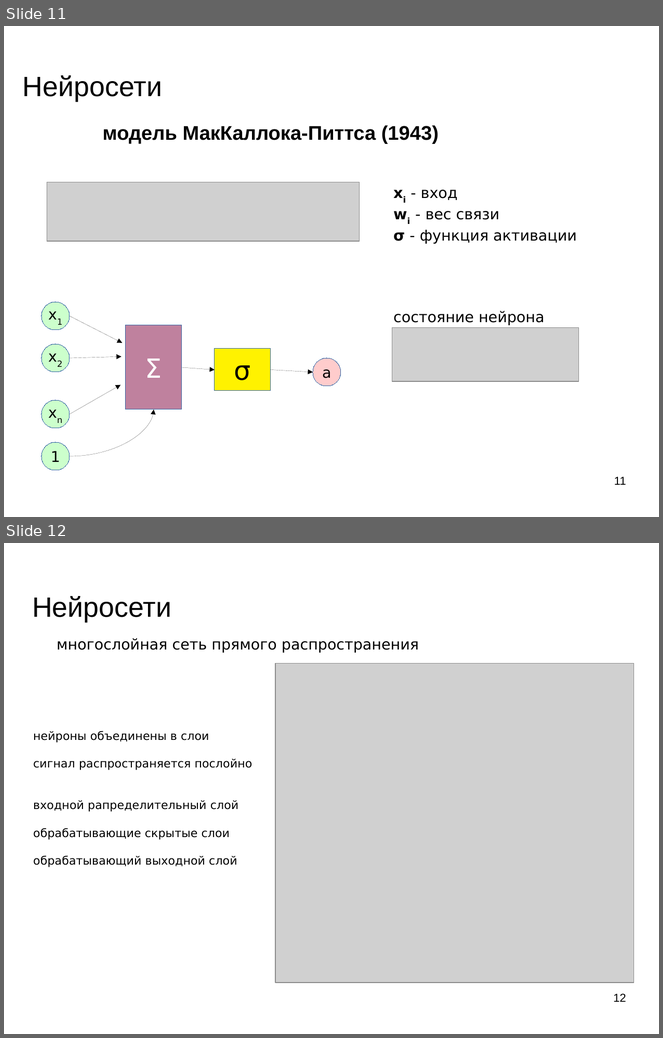
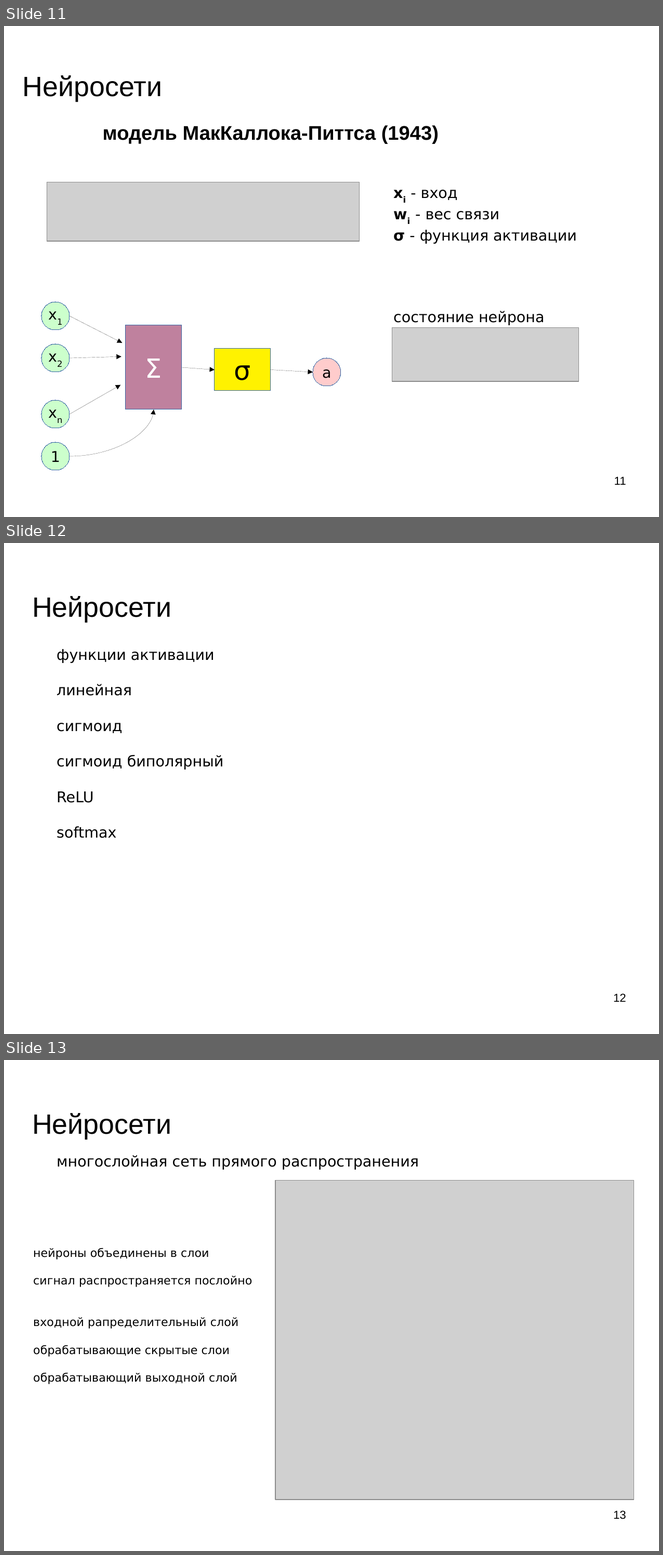
Before and after one commit to mechanoid5/ml_lectorium_legacy, a slide deck: 10-ann.odp. Shown one above the other, each under a label of ours: slides 11 and 12 before the commit, slides 11, 12 and 13 after it. The pictures are 663x1038 and 663x1555 pixels, drawn with LibreOffice and Linux fonts; fonts in the diff are those of the drawing; grey boxes stand for pictures; background and template pictures are left out. Boxes give left, top, right and bottom in pixels: in the first picture for what was removed or moved away, otherwise in the second. Text is boxed around its words. In the diff, an @@ line names an element or a change of style, - is before the commit and + after.

```diff
--- a/10-ann.odp
+++ b/10-ann.odp
@@ slide 12 added at [4, 543, 659, 1034], background picture (left out) @@
@@ title added at [32, 596, 171, 622], 33.9 pt, text #000000 @@
+Нейросети
@@ text added at [57, 649, 224, 838], 18 pt, text #000000 @@
+функции активации
+линейная
+сигмоид
+сигмоид биполярный
+ReLU
+softmax
@@ page number added at [613, 994, 626, 1002], 14 pt, text #000000 @@
+12
@@ what was slide 12 is now slide 13 @@
@@ page number at [613, 1511, 626, 1520]: text changed @@
-12
+13
```
Also in this commit, not shown: 1 slide changed, 1 other slide added, 1 other file.
